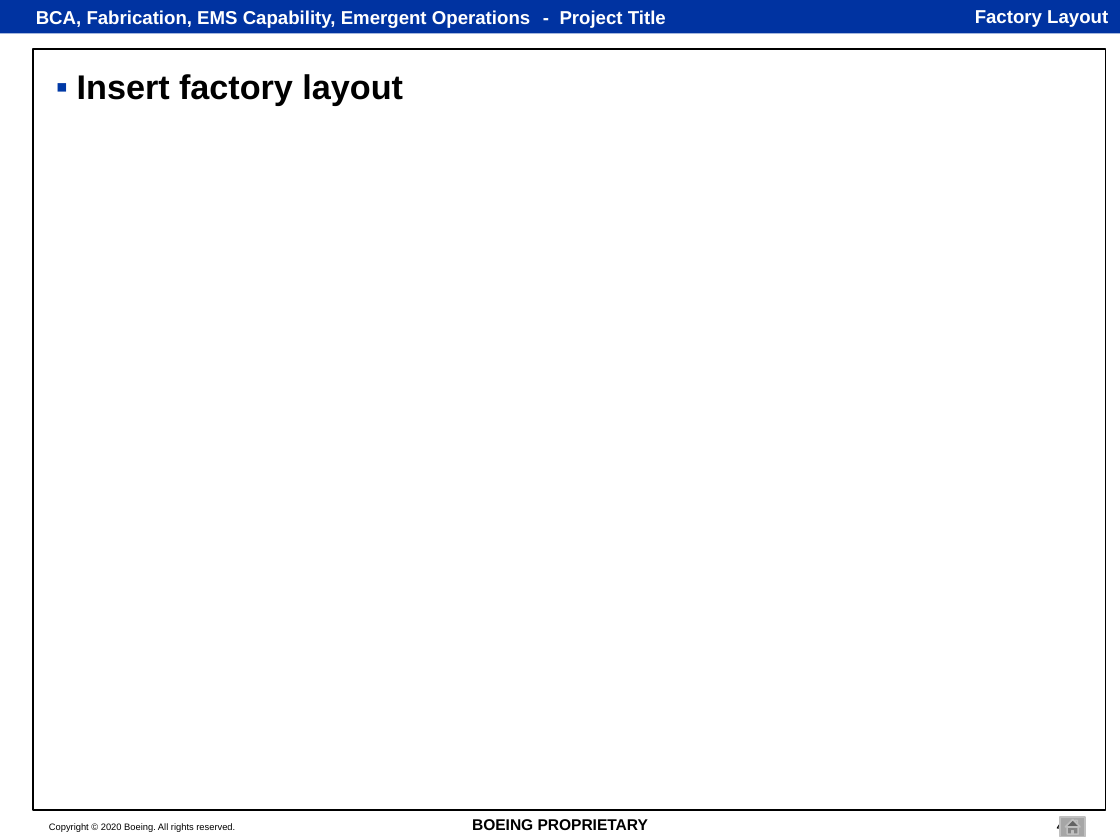
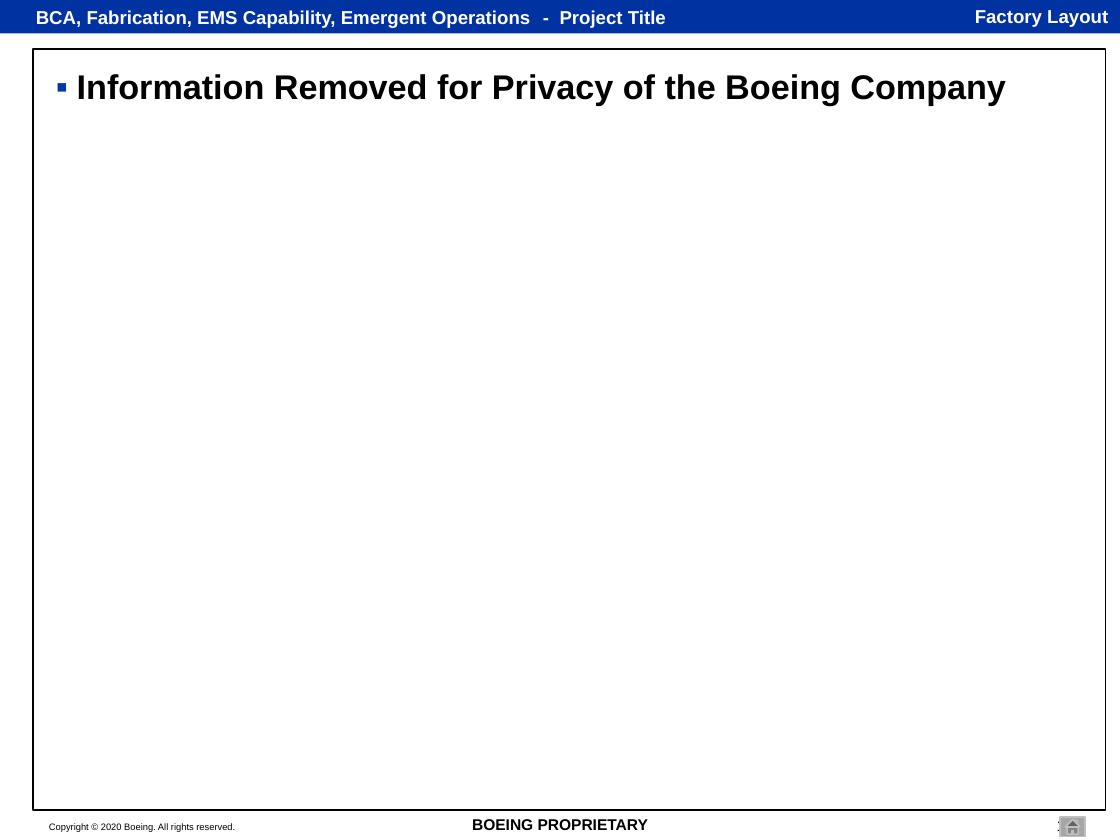
Before and after one commit to jasonjy01/boeingpage, a slide deck: slide 1 of docs/status-template.pptx (slide 4 before the commit). Drawn at 1120x840 pixels with LibreOffice and Linux fonts; fonts in the diff are those of the drawing. Boxes give left, top, right and bottom in pixels: in the first picture for what was removed or moved away, otherwise in the second. Text is boxed around its words. In the diff, an @@ line names an element or a change of style, - is before the commit and + after.

```diff
--- a/docs/status-template.pptx
+++ b/docs/status-template.pptx
@@ text at (x1=77, y1=74, x2=1006, y2=106): text changed @@
-▪ Insert factory layout
+▪ Information Removed for Privacy of the Boeing Company
@@ page number at (x1=1057, y1=818, x2=1066, y2=834): text changed @@
-4
+1
```
Also in this commit, not shown: 7 slides removed, 47 other files.
